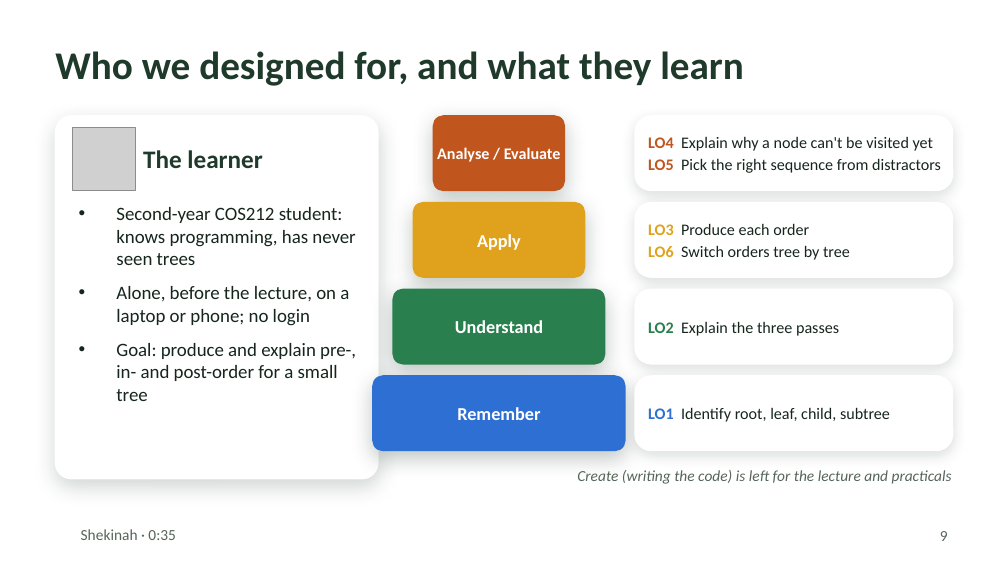
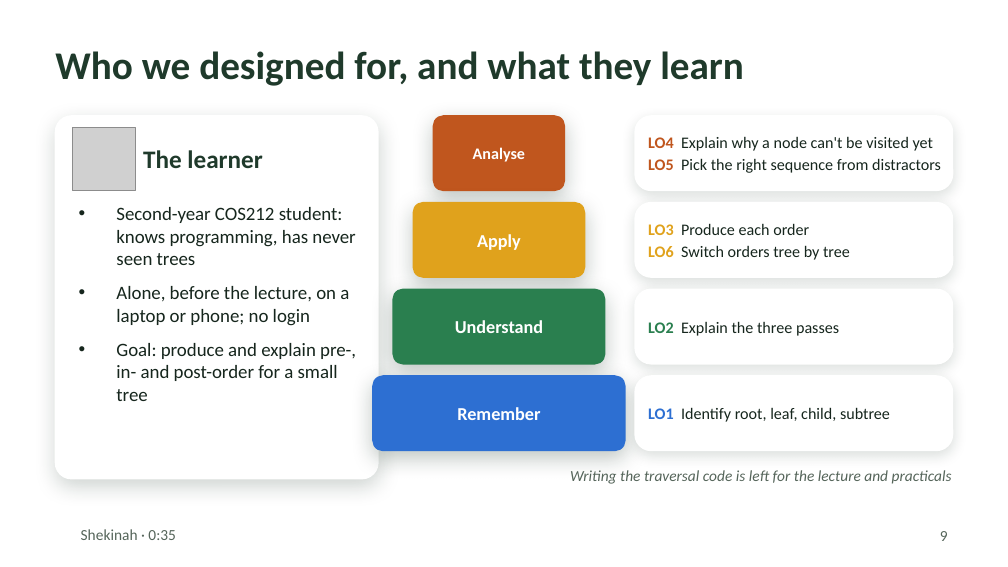
Before and after one commit to 404-name-not-found-cos750/cos212-app, a slide deck: slide 9 of slides/Tree-Hop-presentation.pptx. Drawn at 1008x567 pixels with LibreOffice and Linux fonts; fonts in the diff are those of the drawing; grey boxes stand for pictures; background and template pictures are left out. Boxes give left, top, right and bottom in pixels: in the first picture for what was removed or moved away, otherwise in the second. Text is boxed around its words. In the diff, an @@ line names an element or a change of style, - is before the commit and + after.

```diff
--- a/slides/Tree-Hop-presentation.pptx
+++ b/slides/Tree-Hop-presentation.pptx
@@ text at [473, 147, 525, 162]: text changed @@
-Analyse / Evaluate
+Analyse
@@ text at [570, 470, 952, 484]: text changed @@
-Create (writing the code) is left for the lecture and practicals
+Writing the traversal code is left for the lecture and practicals
```
Also in this commit, not shown: 5 other slides changed, 15 other files.
